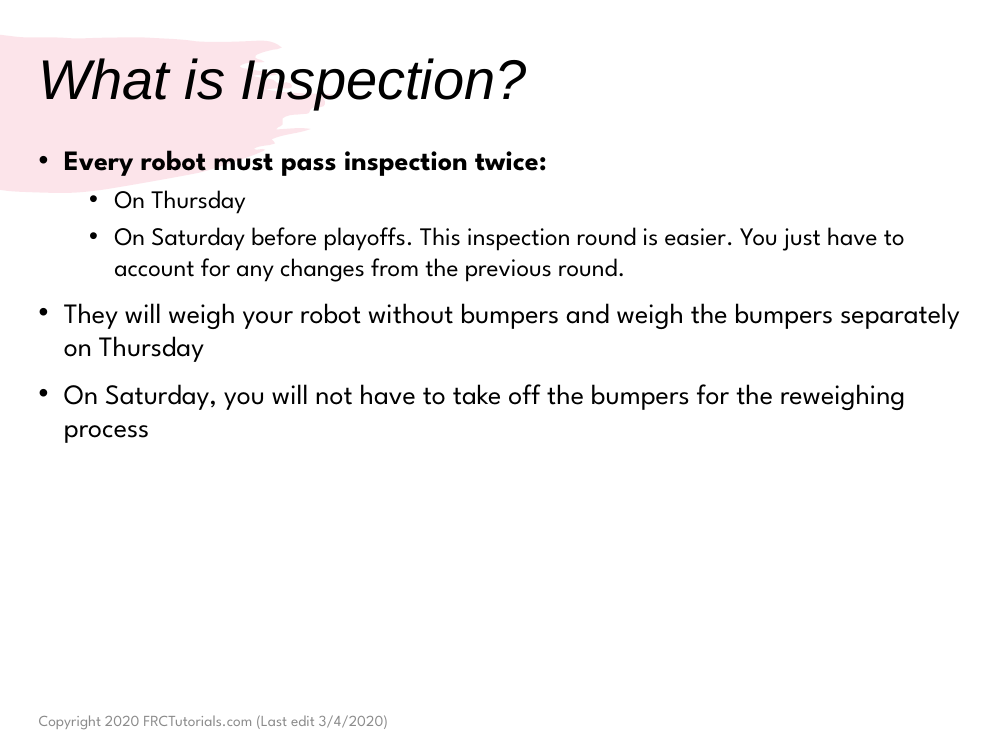
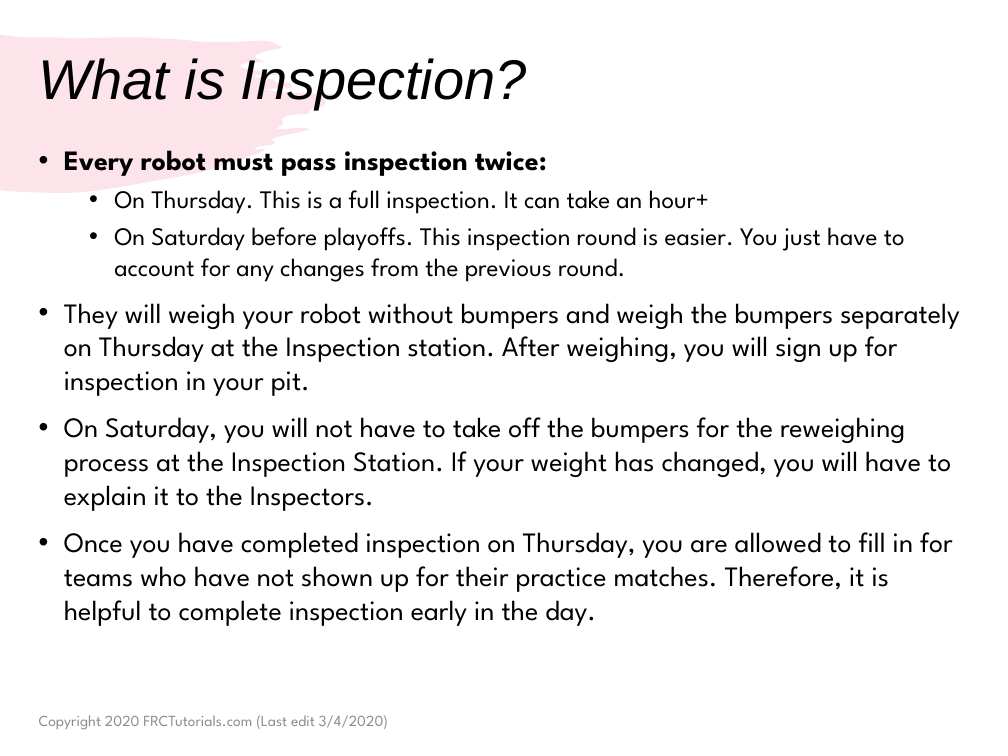
Before and after one commit to droidsrobotics/FRC-Tutorials, a slide deck: slide 2 of translations/en-us/Robot/Inspection.pptx. Drawn at 1008x756 pixels with LibreOffice and Linux fonts; fonts in the diff are those of the drawing. Boxes give left, top, right and bottom in pixels: in the first picture for what was removed or moved away, otherwise in the second. Text is boxed around its words. In the diff, an @@ line names an element or a change of style, - is before the commit and + after.

```diff
--- a/translations/en-us/Robot/Inspection.pptx
+++ b/translations/en-us/Robot/Inspection.pptx
@@ text at <box>114,190,709,214</box>: text changed @@
-  • On Thursday
+  • On Thursday. This is a full inspection. It can take an hour+
@@ text at <box>64,303,960,626</box>: text changed @@
-• They will weigh your robot without bumpers and weigh the bumpers separately on Thursday
-• On Saturday, you will not have to take off the bumpers for the reweighing process
+• They will weigh your robot without bumpers and weigh the bumpers separately on Thursday at the Inspection station. After weighing, you will sign up for inspection in your pit.
+• On Saturday, you will not have to take off the bumpers for the reweighing process at the Inspection Station. If your weight has changed, you will have to explain it to the Inspectors.
+• Once you have completed inspection on Thursday, you are allowed to fill in for teams who have not shown up for their practice matches. Therefore, it is helpful to complete inspection early in the day.
```
Also in this commit, not shown: 2 other slides changed, 25 other files.
